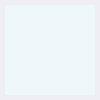
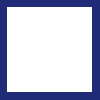
Two versions of the same layered image (w=100, h=100). Layer-by-layer changes:
"frontier": opacity 8% → 100%, painted on it over <box>0,0,100,100</box>
